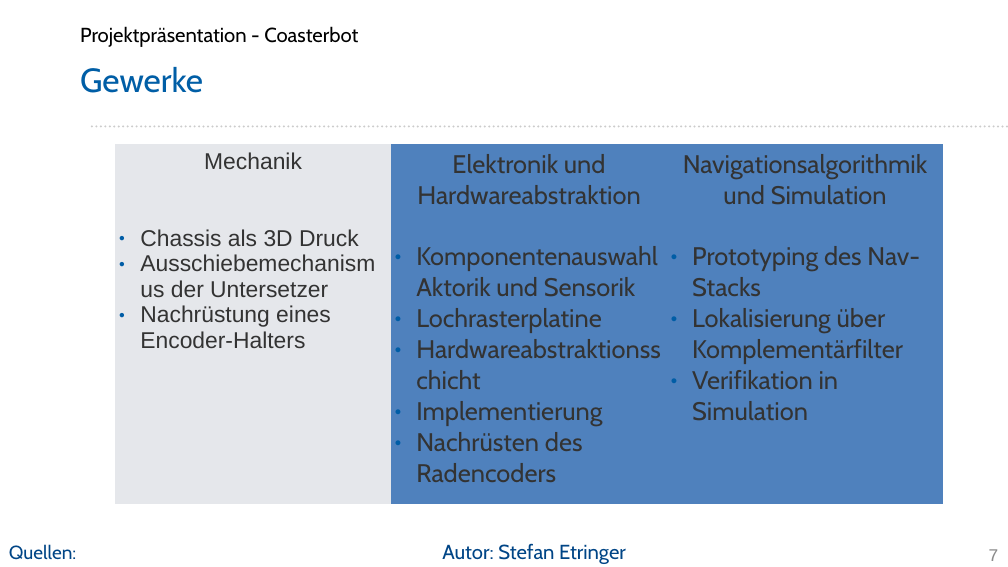
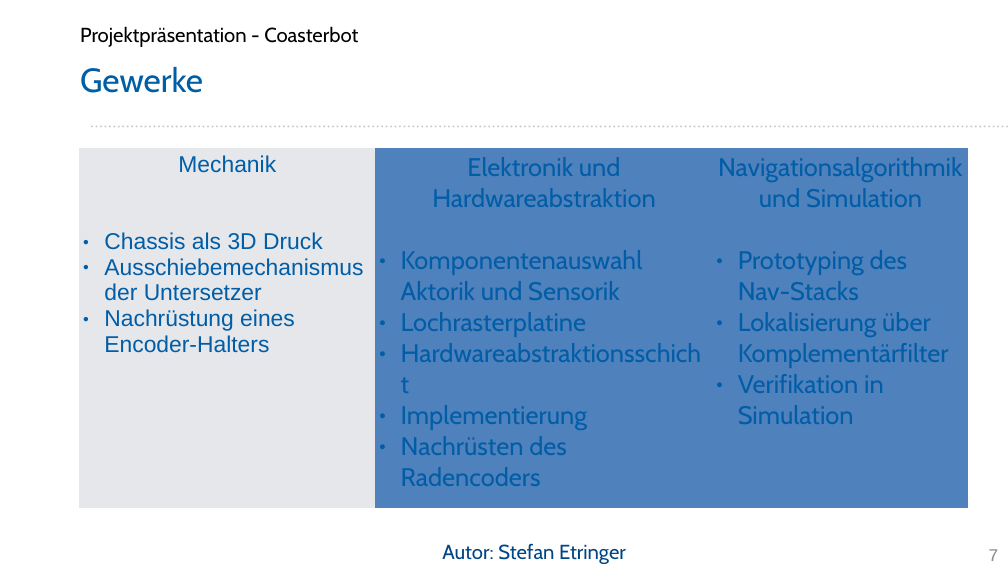
Before and after one commit to Project-CoasterBot/coasterbot, a slide deck: slide 7 of M6_Projekträsentation/se_Projektpräsentation_Coasterbot.odp. Drawn at 1008x567 pixels with LibreOffice and Linux fonts; fonts in the diff are those of the drawing; background and template pictures are left out. Boxes give left, top, right and bottom in pixels: in the first picture for what was removed or moved away, otherwise in the second. Text is boxed around its words. In the diff, an @@ line names an element or a change of style, - is before the commit and + after.

```diff
--- a/M6_Projekträsentation/se_Projektpräsentation_Coasterbot.odp
+++ b/M6_Projekträsentation/se_Projektpräsentation_Coasterbot.odp
@@ table at box(80, 147, 970, 508) @@
@@ text colour #333333 to #005DA6 @@
@@ table: place and size @@
-table at box(115, 144, 944, 504)
+table at box(80, 147, 970, 508)
@@ text removed at box(9, 544, 76, 560) @@
-Quellen:
```
Also in this commit, not shown: 10 other slides changed, 2 slides added, 5 slides removed.
